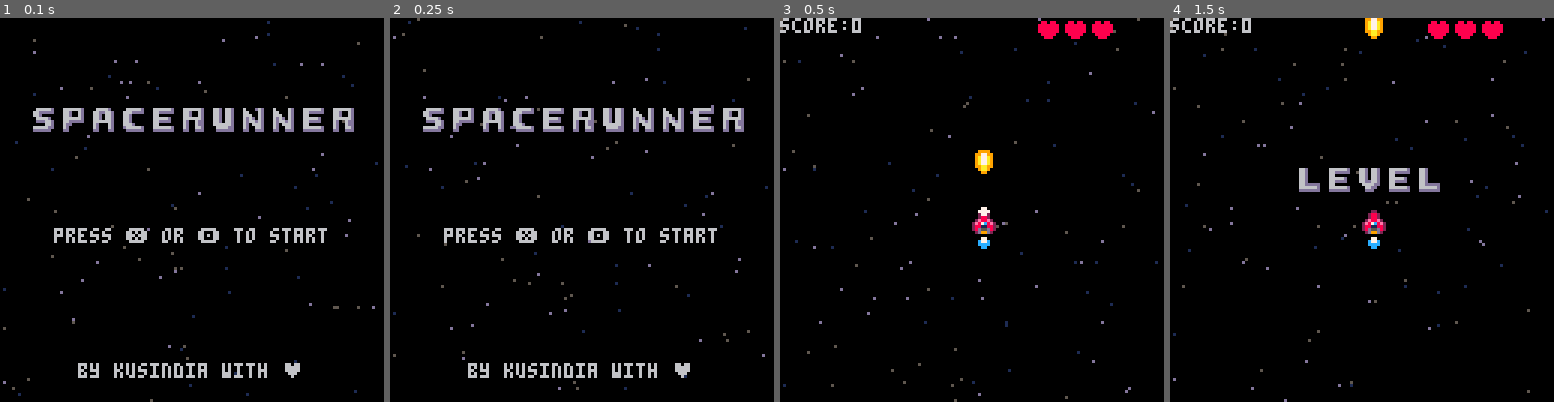
Above: before the commit, frames 1-4 (left to right).
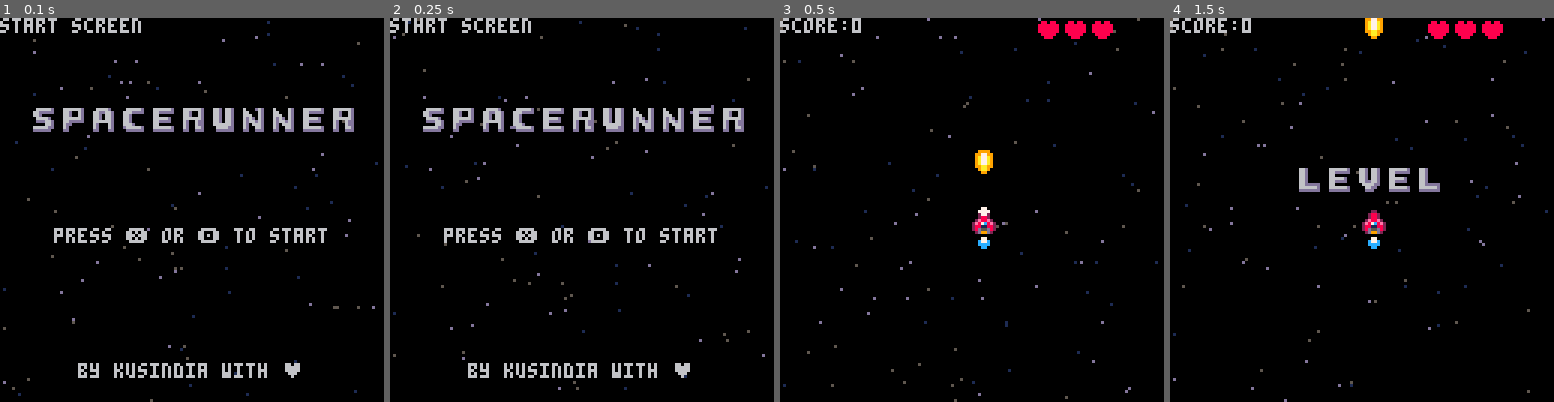
Above: after the commit, the same moments.

Repository: nevisdale/spacerunner
Game: PICO-8 cartridge spacerunner.p8
The game is run twice, just before and just after one commit, with the same random seed, the same clock (stepped at 60 frames per second) and the same inputs.
Inputs:
- Up to frame 1 (0.1 s): no input
- Up to frame 2 (0.25 s): no input
- Up to frame 3 (0.5 s): tap X (X key) at 0.33 s
- Up to frame 4 (1.5 s): tap O (Z key) at 0.7 s; tap X (X key) at 1.07 s

The runs differ from the first frame. In frame 1, 0.6% of the frame differs, in the area x 0-37%, y 0-4%; in frame 2, 0.6%; in frame 3, nothing differs; in frame 4, nothing differs.

Commit message:
fix reset levels screen to start game again

Diff:
--- a/main.lua
+++ b/main.lua
@@ -14,8 +14,8 @@
     update_before = function(self)
         local state_events = self.events[self.state]
         if self.state != self.state_prev then
+            state_events.before_update(self)
             self.state_prev = self.state
-            state_events.before_update(self)
         end
     end
 }
--- a/screens/levels.lua
+++ b/screens/levels.lua
@@ -7,12 +7,16 @@
         end
     end,
 
-    init = function(g)
-        g.levels_colors = split("7,7,6,6,6,5,5,5")
+    reset = function(g)
         g.level_delay = 60
         g.level_num = conf.start_level or 1
         g.level = nil
         g.level_to_init = nil
+    end,
+
+    init = function(g)
+        g.levels_colors = split("7,7,6,6,6,5,5,5")
+        scene_levels.reset(g)
     end,
 
     before_update = function(g)
@@ -32,6 +36,7 @@
         end
 
         if g.level_to_init == nil then
+            g.bg:move_slower()
             g.state = "win"
             return
         end
--- a/screens/over.lua
+++ b/screens/over.lua
@@ -14,12 +14,15 @@
 
         if (btn(4) or btn(5)) and g.release_button then
             scene_game.reset(g)
+            scene_levels.reset(g)
             g.state = "levels"
         end
     end,
 
     draw = function(g)
         cls(0)
+
+        print("over screen")
 
         g.bg:draw()
 
--- a/screens/start.lua
+++ b/screens/start.lua
@@ -16,12 +16,15 @@
         end
 
         if (btn(4) or btn(5)) and g.release_button then
+            scene_levels.reset(g)
             g.state = "levels"
         end
     end,
 
     draw = function(g)
         cls(0)
+
+        print("start screen")
 
         g.bg:draw()
         for i, sprite in ipairs(g.title_sprs) do
--- a/screens/win.lua
+++ b/screens/win.lua
@@ -21,12 +21,15 @@
 
         if (btn(4) or btn(5)) and g.release_button then
             scene_game.reset(g)
+            scene_levels.reset(g)
             g.state = "levels"
         end
     end,
 
     draw = function(g)
         cls(0)
+
+        print("win screen")
 
         g.bg:draw()
 
